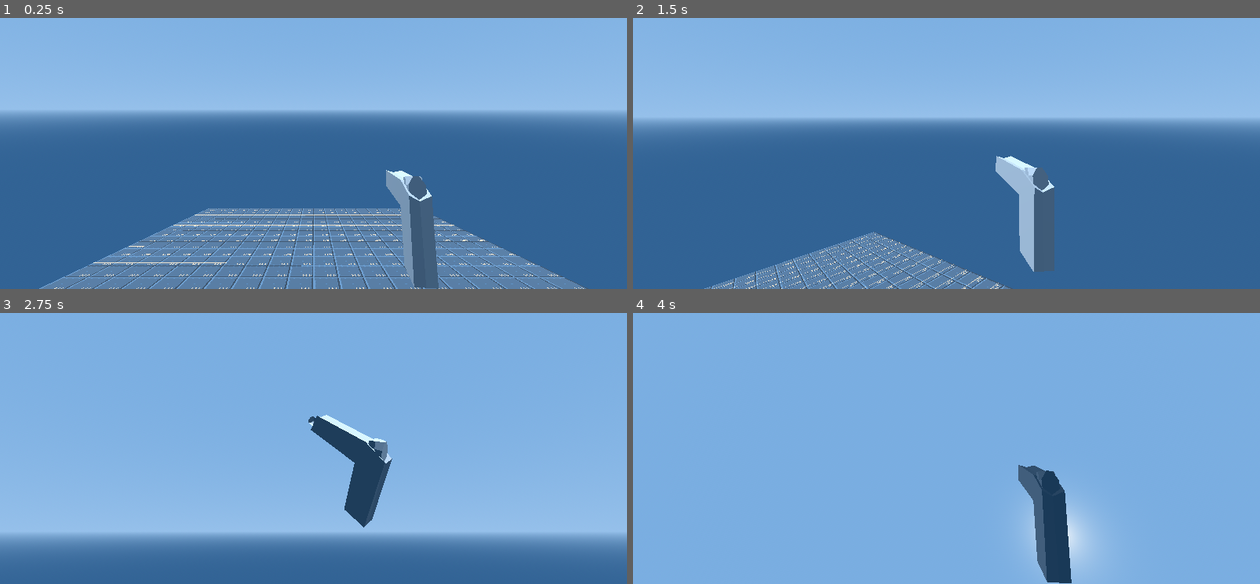
Above: before the commit, frames 1-4 (two rows, left to right).
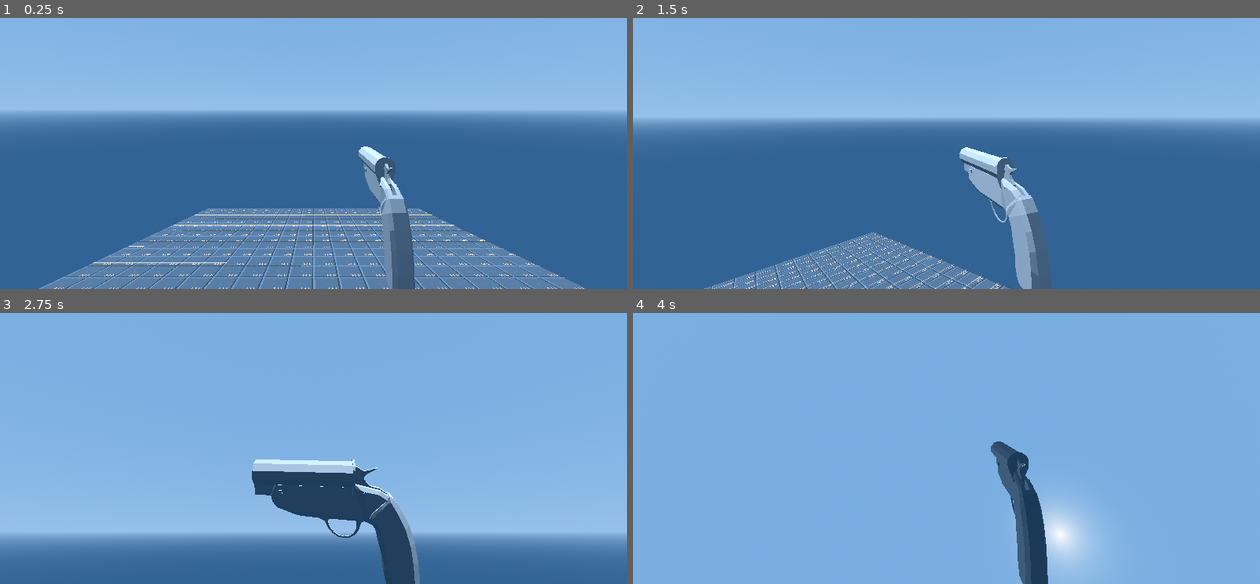
Above: after the commit, the same moments.

Repository: jashjhj/fp-shooter-game
Game: Godot game, scene res://maps/level_0.tscn
Same seed, same stepped clock (60 frames per second), same inputs: the game is played once before the commit and once after it.
Inputs (mouse positions are in pixels of both pictures, inside the frame that each line leads up to):
- Up to frame 1 (0.25 s): no input
- Up to frame 2 (1.5 s): tap Enter (ui_accept) at 0.5, 0.77 s; move the mouse to (977, 112) at 0.52 s; hold W (move_forward) 0.53-1.28 s; hold Alt (inspect) 0.53-1.28 s; click (977, 112) at 0.8 s; move the mouse to (821, 131) at 1.27 s; hold S (move_backward) from 1.28 s (still down); click (821, 131) at 1.35 s
- Up to frame 3 (2.75 s): tap Enter (ui_accept) at 1.52 s; tap Alt (inspect) at 1.55 s; move the mouse to (326, 402) at 2.02 s; release S (move_backward) at 2.03 s; hold W (move_forward) from 2.03 s (still down); hold Alt (inspect) from 2.03 s (still down); click (326, 402) at 2.3 s
- Up to frame 4 (4 s): keep holding W (move_forward); move the mouse to (915, 478) at 2.77 s; release Alt (inspect) at 2.78 s; click (915, 478) at 2.85 s; tap Enter (ui_accept) at 3.02, 3.77 s; tap Alt (inspect) at 3.05 s; move the mouse to (990, 413) at 3.52 s; hold Right mouse button (interact_1) from 3.53 s (still down); click (990, 413) at 3.8 s

The runs differ from the first frame. In frame 1, 3.4% of the frame differs, in the area x 57-70%, y 47-100%; in frame 2, 3.3%; in frame 3, 6.3%, in the area x 40-67%, y 37-100%; in frame 4, 3.9%.

Commit message:
Added flare gun! System baseline shows to be wrorking.

Diff:
--- /dev/null
+++ b/gameobjects/guns/instances/Flare_Gun.tscn
@@ -0,0 +1,93 @@
+[gd_scene load_steps=13 format=3 uid="uid://diui1vqmyxnjp"]
+
+[ext_resource type="Script" uid="uid://7yjt2q14eqdj" path="res://gameobjects/guns/gun.gd" id="1_rxssa"]
+[ext_resource type="ArrayMesh" uid="uid://sjdemqvuwe75" path="res://assets/models/guns/Flare_Gun/Reciever.obj" id="2_fbj6v"]
+[ext_resource type="Script" uid="uid://cuj1evxe65gdy" path="res://gameobjects/bullets/bullet_data.gd" id="2_wbnyp"]
+[ext_resource type="ArrayMesh" uid="uid://b5t7rn8skv3gl" path="res://assets/models/guns/Flare_Gun/Grip.obj" id="3_wbnyp"]
+[ext_resource type="Script" uid="uid://cspvfnih4rfcf" path="res://gameobjects/guns/parts/elements/Gun_Part_SAHammer.gd" id="4_0cm1b"]
+[ext_resource type="Script" uid="uid://ddvk46wqlsnn4" path="res://gameobjects/guns/parts/Gun_Part_Listener.gd" id="5_nq1xb"]
+[ext_resource type="ArrayMesh" uid="uid://clrl1m3vy0iys" path="res://assets/models/guns/Flare_Gun/Hammer.obj" id="6_h5mg1"]
+[ext_resource type="Script" uid="uid://d3ti8mrkqn6ai" path="res://gameobjects/guns/parts/interactivity_backend/Gun_Part_Rotateable.gd" id="7_pfsts"]
+[ext_resource type="ArrayMesh" uid="uid://b47ll0ectwnc" path="res://assets/models/guns/Flare_Gun/Barrel.obj" id="8_t570b"]
+
+[sub_resource type="Resource" id="Resource_0cm1b"]
+script = ExtResource("2_wbnyp")
+speed = 300
+drag = 0.1
+gravity = 9.81
+mass = 0.005
+lifetime = 2000
+metadata/_custom_type_script = "uid://cuj1evxe65gdy"
+
+[sub_resource type="BoxShape3D" id="BoxShape3D_3caqd"]
+size = Vector3(0.00426758, 0.02, 0.0198804)
+
+[sub_resource type="BoxShape3D" id="BoxShape3D_drcqq"]
+size = Vector3(0.02, 0.02, 0.07)
+
+[node name="FlareGun" type="Node3D" node_paths=PackedStringArray("trigger_functions", "GUN_MODEL", "INSPECT_POSITION")]
+script = ExtResource("1_rxssa")
+trigger_functions = [NodePath("Model/Hammer/Release_Hammer")]
+bullet_data = SubResource("Resource_0cm1b")
+GUN_MODEL = NodePath("Model")
+INSPECT_POSITION = NodePath("Inspect_Pos")
+metadata/_custom_type_script = "uid://7yjt2q14eqdj"
+
+[node name="Model" type="Node3D" parent="."]
+
+[node name="MeshInstance3D" type="MeshInstance3D" parent="Model"]
+mesh = ExtResource("2_fbj6v")
+
+[node name="MeshInstance3D3" type="MeshInstance3D" parent="Model"]
+mesh = ExtResource("3_wbnyp")
+
+[node name="Hammer" type="Node3D" parent="Model" node_paths=PackedStringArray("RELEASE_LISTENER", "VISUAL_HAMMER", "BEGIN_INTERACT_COLLIDER")]
+transform = Transform3D(1, 0, 0, 0, 1, 0, 0, 0, 1, 0, 0.0352166, 0.0213647)
+script = ExtResource("4_0cm1b")
+RELEASE_LISTENER = NodePath("Release_Hammer")
+COCKED_ANGLE = 0.523599
+VISUAL_HAMMER = NodePath("Moving_Parts")
+MAX_ANGLE = 0.698132
+SPRING_FORCE = 10.0
+BEGIN_INTERACT_COLLIDER = NodePath("Moving_Parts/Area3D")
+metadata/_custom_type_script = "uid://d3ti8mrkqn6ai"
+
+[node name="Release_Hammer" type="Node" parent="Model/Hammer"]
+script = ExtResource("5_nq1xb")
+metadata/_custom_type_script = "uid://ddvk46wqlsnn4"
+
+[node name="Moving_Parts" type="Node3D" parent="Model/Hammer"]
+
+[node name="Area3D" type="Area3D" parent="Model/Hammer/Moving_Parts"]
+
+[node name="CollisionShape3D" type="CollisionShape3D" parent="Model/Hammer/Moving_Parts/Area3D"]
+transform = Transform3D(1, 0, 0, 0, 1, 0, 0, 0, 1, 0.000307617, 0.0109807, -0.00348639)
+shape = SubResource("BoxShape3D_3caqd")
+
+[node name="MeshInstance3D2" type="MeshInstance3D" parent="Model/Hammer/Moving_Parts"]
+mesh = ExtResource("6_h5mg1")
+skeleton = NodePath("../../..")
+
+[node name="Barrel" type="Node3D" parent="Model" node_paths=PackedStringArray("VISUAL_HAMMER", "BEGIN_INTERACT_COLLIDER")]
+transform = Transform3D(1, 0, 0, 0, 1, 0, 0, 0, 1, 0, 0.0337331, 0.0746421)
+script = ExtResource("7_pfsts")
+VISUAL_HAMMER = NodePath("Moving_Parts")
+MIN_ANGLE = -0.523599
+MAX_ANGLE = 0.0
+BEGIN_INTERACT_COLLIDER = NodePath("Moving_Parts/Area3D")
+metadata/_custom_type_script = "uid://d3ti8mrkqn6ai"
+
+[node name="Moving_Parts" type="Node3D" parent="Model/Barrel"]
+
+[node name="MeshInstance3D4" type="MeshInstance3D" parent="Model/Barrel/Moving_Parts"]
+mesh = ExtResource("8_t570b")
+skeleton = NodePath("../../..")
+
+[node name="Area3D" type="Area3D" parent="Model/Barrel/Moving_Parts"]
+
+[node name="CollisionShape3D" type="CollisionShape3D" parent="Model/Barrel/Moving_Parts/Area3D"]
+transform = Transform3D(1, 0, 0, 0, 1, 0, 0, 0, 1, 0, 0.0145933, -0.0110023)
+shape = SubResource("BoxShape3D_drcqq")
+
+[node name="Inspect_Pos" type="Node3D" parent="."]
+transform = Transform3D(0.0735515, 0, 0.997291, 0, 1, 0, -0.997291, 0, 0.0735515, 0, 0, 0)
--- a/gameobjects/guns/parts/elements/Gun_Part_SAHammer.gd
+++ b/gameobjects/guns/parts/elements/Gun_Part_SAHammer.gd
@@ -32,8 +32,9 @@
 func hit_min_angle(speed:float) -> void:
 	if current_angle == MIN_ANGLE_RESET and abs(speed) > VELOCITY_THRESHOLD:
 		#print(current_angle)
-		TRIGGER.trigger();
-func hit_max_angle(speed:float) -> void:
+		if(TRIGGER != null):
+			TRIGGER.trigger();
+func hit_max_angle(_speed:float) -> void:
 	pass
 
 
--- a/gameobjects/guns/parts/interactivity_backend/Gun_Part_Rotateable.gd
+++ b/gameobjects/guns/parts/interactivity_backend/Gun_Part_Rotateable.gd
@@ -70,7 +70,7 @@
 
 @export var VISUAL_HAMMER:Node3D;
 
-@export_range(-360, 360, 1.0, "radians_as_degrees") var MIN_ANGLE = 0;
+@export_range(-360, 360, 1.0, "radians_as_degrees") var MIN_ANGLE = 0.0;
 @export_range(-360, 360, 1.0, "radians_as_degrees") var MAX_ANGLE = 2*PI/3;
 
 ##Starting angle
@@ -98,6 +98,8 @@
 func _ready2():
 	if(FOCUS_RESISTANCE_CURVE == null):
 		push_error("No Resistance Curve set.")
+		FOCUS_RESISTANCE_CURVE = Curve.new()
+		FOCUS_RESISTANCE_CURVE.add_point(Vector2(0, 0.1));
 	elif(FOCUS_RESISTANCE_CURVE.point_count <= 0):
 		push_warning("No points set on Resistance Curve.")
 		FOCUS_RESISTANCE_CURVE.add_point(Vector2(0, 0.1));
@@ -117,7 +119,7 @@
 		current_angle += follow_delta
 
 
-		current_angle = max(min(current_angle, MAX_ANGLE), 0);
+		current_angle = max(min(current_angle, MAX_ANGLE), MIN_ANGLE);
 
 
 	else:
@@ -161,8 +163,8 @@
 
 
 ##Function is called when the mechanism hits the {angle==zero} position
-func hit_min_angle(speed:float) -> void:
+func hit_min_angle(_speed:float) -> void:
 	pass
 ##Function is called when the mechanism hits the {angle==MAX} position
-func hit_max_angle(speed:float) -> void:
+func hit_max_angle(_speed:float) -> void:
 	pass
--- a/player/player.tscn
+++ b/player/player.tscn
@@ -2,15 +2,16 @@
 
 [ext_resource type="Script" uid="uid://bgovjysirxbhv" path="res://player/scripts/player.gd" id="1_oul6g"]
 [ext_resource type="Script" uid="uid://veedg70g6tse" path="res://player/scripts/camera_3d.gd" id="2_g1dw6"]
-[ext_resource type="PackedScene" uid="uid://c02m78ydey4oa" path="res://gameobjects/guns/instances/revolver_dev.tscn" id="2_rkbax"]
+[ext_resource type="PackedScene" uid="uid://diui1vqmyxnjp" path="res://gameobjects/guns/instances/Flare_Gun.tscn" id="3_g1dw6"]
 
 [sub_resource type="CapsuleShape3D" id="CapsuleShape3D_kqu6x"]
 radius = 0.3
 height = 1.8
 
-[node name="Player" type="CharacterBody3D"]
+[node name="Player" type="CharacterBody3D" node_paths=PackedStringArray("GUN")]
 collision_layer = 16
 script = ExtResource("1_oul6g")
+GUN = NodePath("Torso/Head/FlareGun")
 
 [node name="Torso" type="Node3D" parent="."]
 transform = Transform3D(1, 0, 0, 0, 1, 0, 0, 0, 1, 0, 1.4, 0)
@@ -27,8 +28,8 @@
 collision_mask = 0
 collide_with_areas = true
 
-[node name="RevolverDev" parent="Torso/Head" instance=ExtResource("2_rkbax")]
-transform = Transform3D(-0.996195, 0, 0.0871556, 0, 1, 0, -0.0871556, 0, -0.996195, 0.145652, -0.178522, -0.318974)
+[node name="FlareGun" parent="Torso/Head" instance=ExtResource("3_g1dw6")]
+transform = Transform3D(-1, 0, -8.74228e-08, 0, 1, 0, 8.74228e-08, 0, -1, 0.0532616, -0.0871637, -0.14252)
 
 [node name="MovementCollider" type="CollisionShape3D" parent="."]
 transform = Transform3D(1, 0, 0, 0, 1, 0, 0, 0, 1, 0, 0.9, 0)
--- a/player/scripts/player.gd
+++ b/player/scripts/player.gd
@@ -16,6 +16,9 @@
 @onready var HEAD = $Torso/Head
 @onready var TORSO = $Torso
 @onready var CAMERA = $Torso/Head/Camera3D
+
+@export var GUN:Gun;
+
 
 var CAMERA_CAPTURED:bool = false;
 
@@ -44,14 +47,14 @@
 
 	if(is_mouse_focused == true):
 		if event.is_action_pressed("interact_0"): # Left click
-			$Torso/Head/RevolverDev.trigger.emit();
+			GUN.trigger.emit();
 
 	if event.is_action_pressed("inspect"):
-		$Torso/Head/RevolverDev.start_inspect();
+		GUN.start_inspect();
 		is_mouse_focused = false;
 		Input.mouse_mode = Input.MOUSE_MODE_VISIBLE
 	if event.is_action_released("inspect"):
-		$Torso/Head/RevolverDev.end_inspect();
+		GUN.end_inspect();
 		is_mouse_focused = true
 		Input.mouse_mode = Input.MOUSE_MODE_CAPTURED;
 
Not shown, added: assets/models/guns/Flare_Gun/Barrel.obj
Not shown, added: assets/models/guns/Flare_Gun/Barrel.obj.import
Not shown, added: assets/models/guns/Flare_Gun/Grip.obj
Not shown, added: assets/models/guns/Flare_Gun/Grip.obj.import
Not shown, added: assets/models/guns/Flare_Gun/Hammer.obj
Not shown, added: assets/models/guns/Flare_Gun/Hammer.obj.import
Not shown, added: assets/models/guns/Flare_Gun/Reciever.obj
Not shown, added: assets/models/guns/Flare_Gun/Reciever.obj.import
